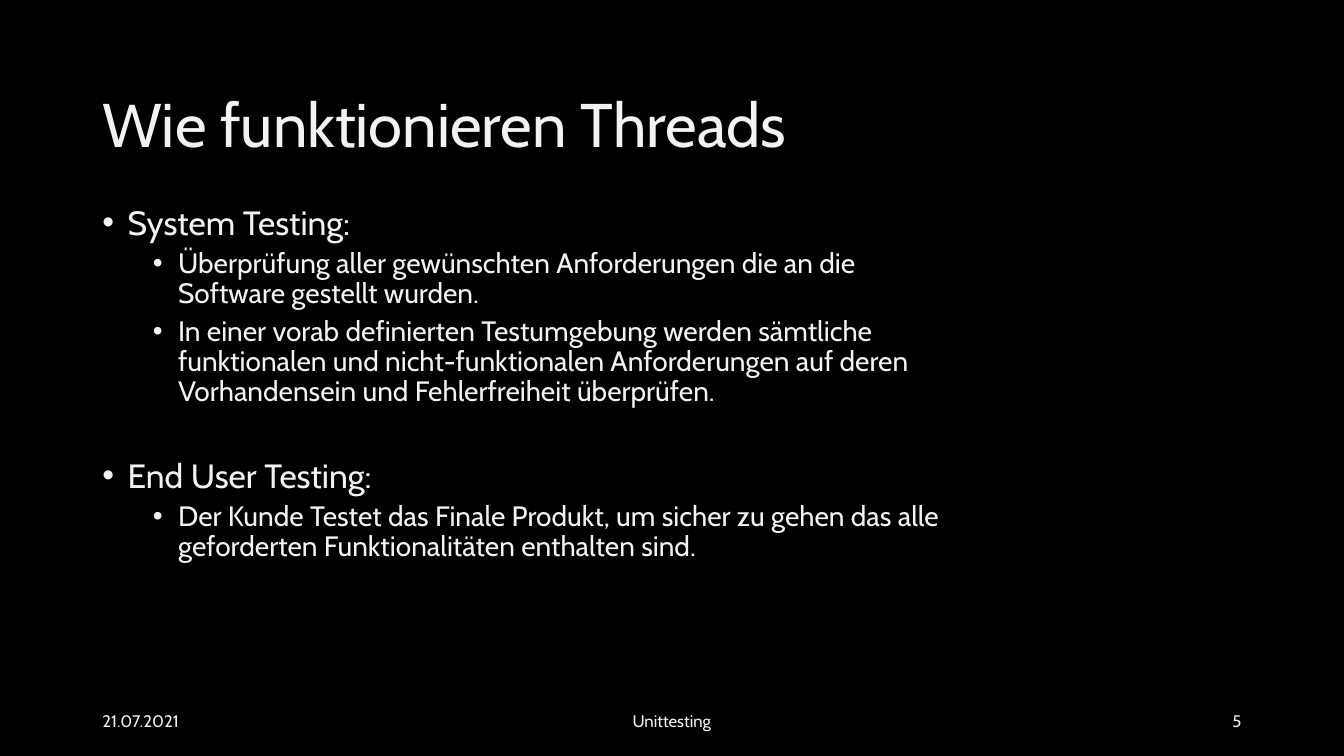
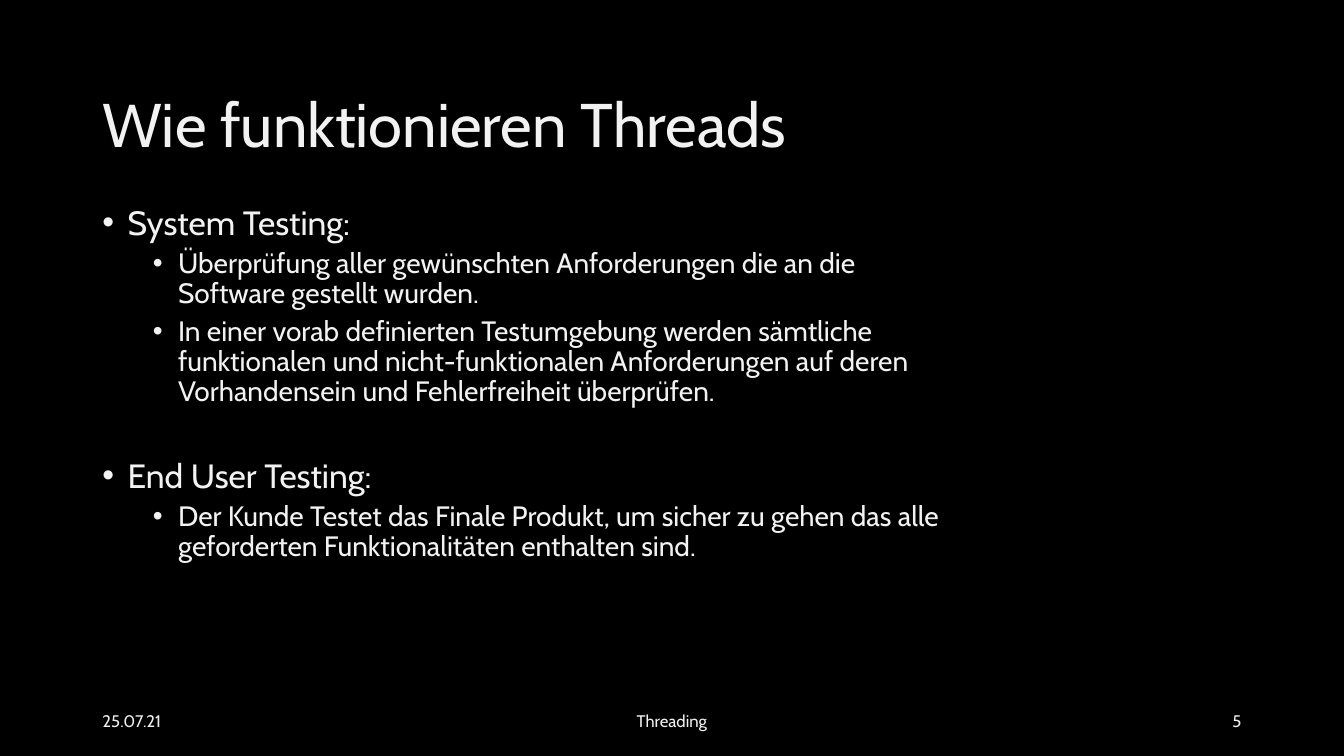
Before and after one commit to EsstBananeImEi/python_kurs, a slide deck: slide 5 of Materialien/Powerpoint/Einfuehrung in Threads.pptx. Drawn at 1344x756 pixels with LibreOffice and Linux fonts; fonts in the diff are those of the drawing; background and template pictures are left out. Boxes give left, top, right and bottom in pixels: in the first picture for what was removed or moved away, otherwise in the second. Text is boxed around its words. In the diff, an @@ line names an element or a change of style, - is before the commit and + after.

```diff
--- a/Materialien/Powerpoint/Einfuehrung in Threads.pptx
+++ b/Materialien/Powerpoint/Einfuehrung in Threads.pptx
@@ text at (102, 715, 161, 728): text changed @@
-21.07.2021
+25.07.21
@@ text at (637, 714, 707, 731): text changed @@
-Unittesting
+Threading
```
Also in this commit, not shown: 4 other slides changed, 6 other files.
